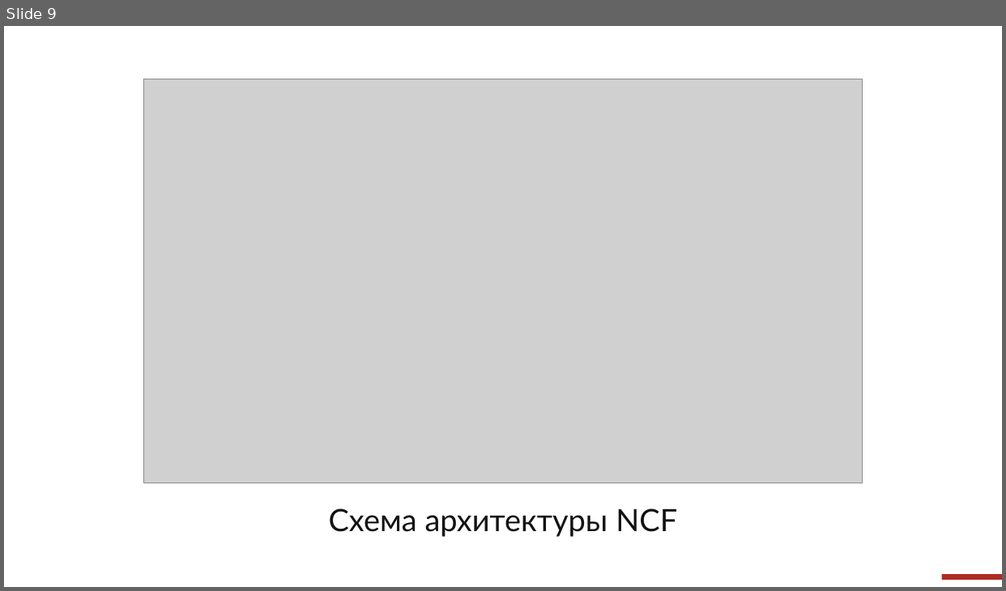
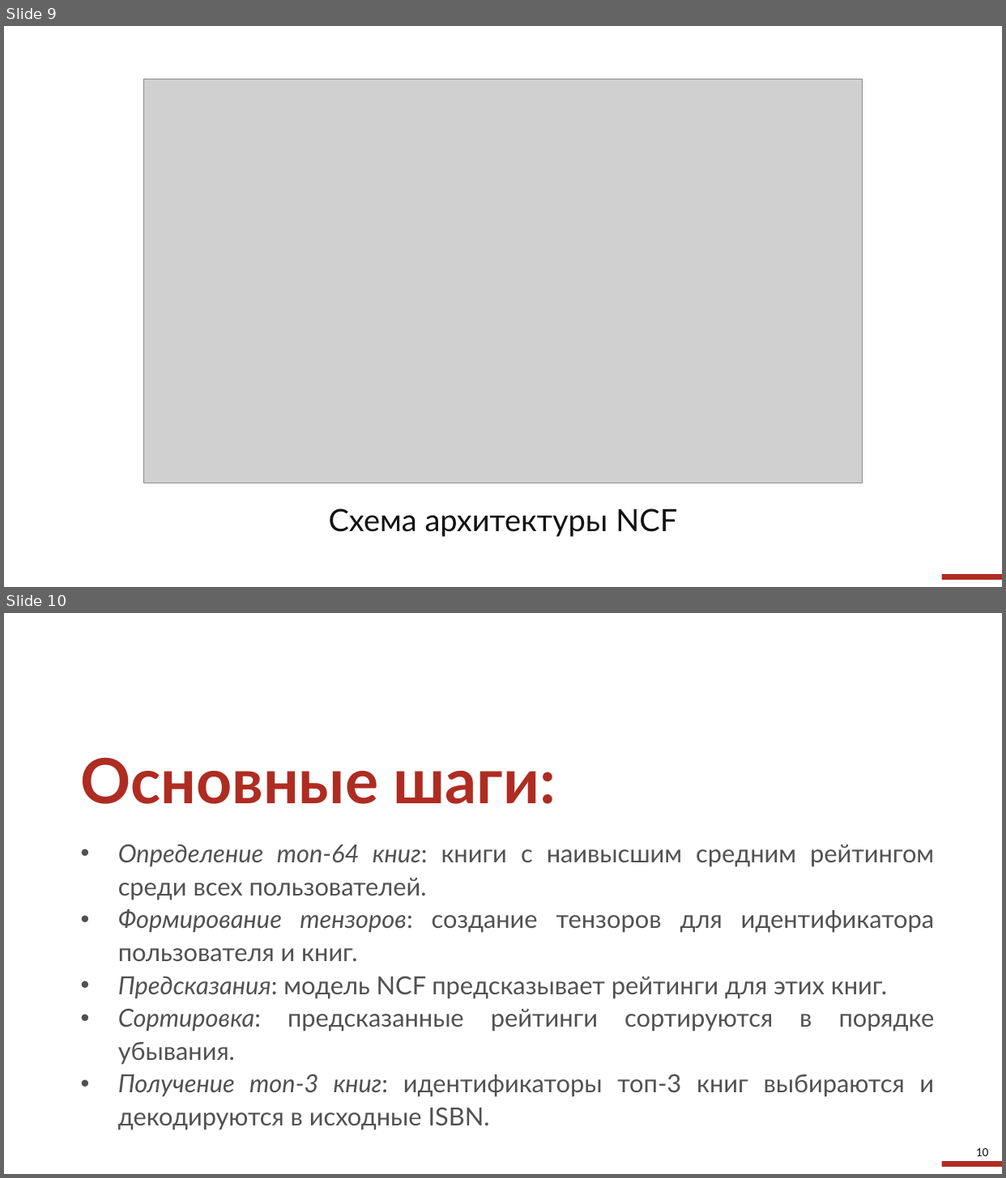
Before and after one commit to p0le0n/AIproject, a slide deck: presentation.pptx. Shown one above the other, each under a label of ours: slide 9 before the commit, slides 9 and 10 after it. The pictures are 1006x591 and 1006x1178 pixels, drawn with LibreOffice and Linux fonts; fonts in the diff are those of the drawing; grey boxes stand for pictures; background and template pictures are left out. Boxes give left, top, right and bottom in pixels: in the first picture for what was removed or moved away, otherwise in the second. Text is boxed around its words. In the diff, an @@ line names an element or a change of style, - is before the commit and + after.

Commit message:
changed presentation

```diff
--- a/presentation.pptx
+++ b/presentation.pptx
@@ slide 10 added at box(4, 613, 1002, 1174), background #FFFFFF; not listed: 1 template element that a slide beside it also shows @@
@@ title added at box(81, 757, 556, 804), 60 pt, text #AF2C22, bold @@
+Основные шаги:
@@ text added at box(118, 844, 935, 1131), 24 pt, text #515151 @@
+• Определение топ-64 книг: книги с наивысшим средним рейтингом среди всех пользователей.
+• Формирование тензоров: создание тензоров для идентификатора пользователя и книг.
+• Предсказания: модель NCF предсказывает рейтинги для этих книг.
+• Сортировка: предсказанные рейтинги сортируются в порядке убывания.
+• Получение топ-3 книг: идентификаторы топ-3 книг выбираются и декодируются в исходные ISBN.
@@ page number added at box(976, 1148, 989, 1157), 12 pt, text #121212 @@
+10
```
